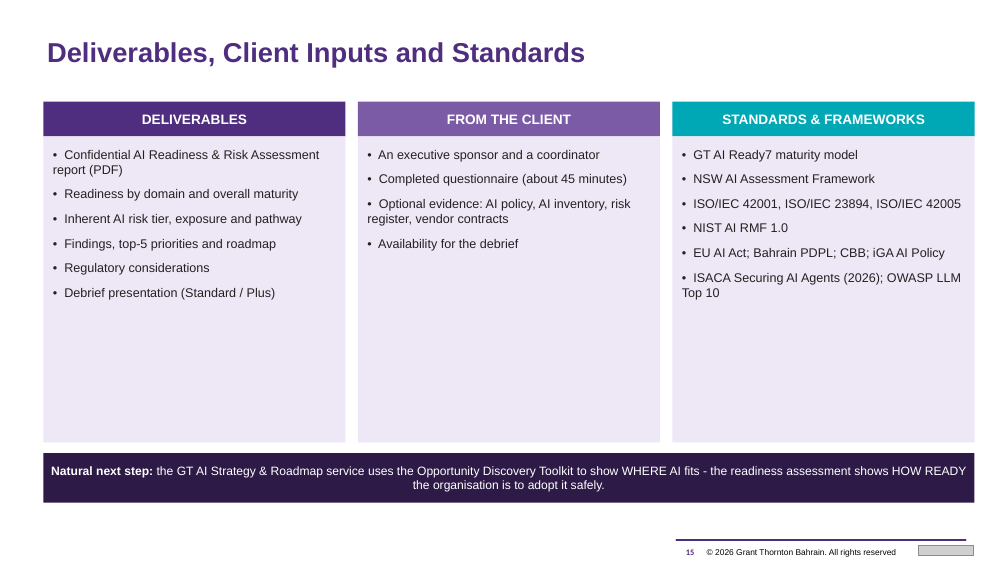
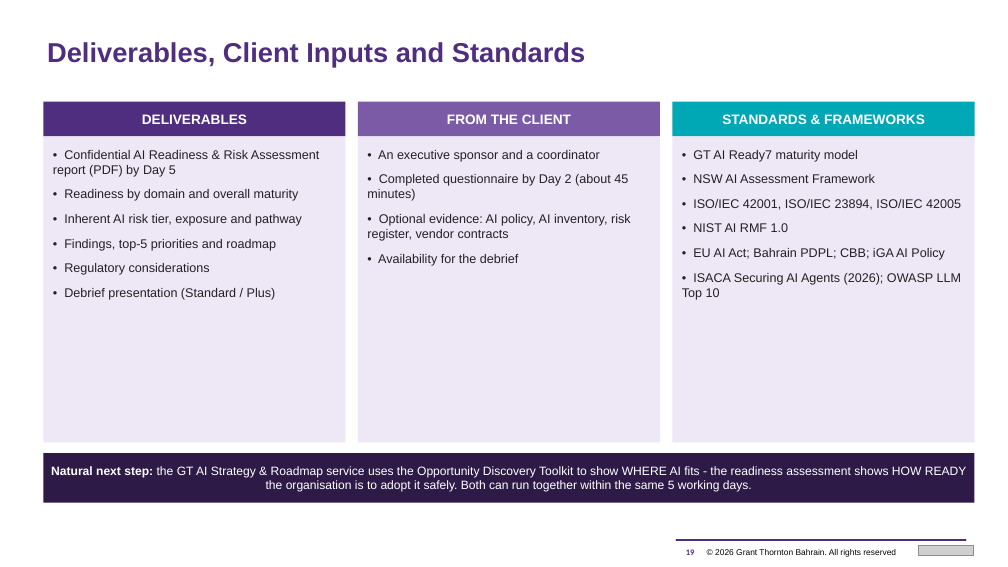
Before and after one commit to mahekdevangtrivedi-wq/GT-AI-Service-Line, a slide deck: slide 19 of 01_AI_Governance_Risk_Compliance/1.3_AI_Readiness_Assessment_Tool/GT_AI_Readiness_Assessment_Proposal.pptx (slide 15 before the commit). Drawn at 1008x567 pixels with LibreOffice and Linux fonts; fonts in the diff are those of the drawing; grey boxes stand for pictures. Boxes give left, top, right and bottom in pixels: in the first picture for what was removed or moved away, otherwise in the second. Text is boxed around its words. In the diff, an @@ line names an element or a change of style, - is before the commit and + after.

```diff
--- a/01_AI_Governance_Risk_Compliance/1.3_AI_Readiness_Assessment_Tool/GT_AI_Readiness_Assessment_Proposal.pptx
+++ b/01_AI_Governance_Risk_Compliance/1.3_AI_Readiness_Assessment_Tool/GT_AI_Readiness_Assessment_Proposal.pptx
@@ text at bbox=[53, 150, 319, 177]: text changed @@
-• Confidential AI Readiness & Risk Assessment report (PDF)
+• Confidential AI Readiness & Risk Assessment report (PDF) by Day 5
@@ text at bbox=[367, 174, 628, 201]: text changed @@
-• Completed questionnaire (about 45 minutes)
+• Completed questionnaire by Day 2 (about 45 minutes)
@@ text in rectangle at bbox=[51, 466, 967, 492]: text changed @@
-Natural next step: the GT AI Strategy & Roadmap service uses the Opportunity Discovery Toolkit to show WHERE AI fits - the readiness assessment shows HOW READY the organisation is to adopt it safely.
+Natural next step: the GT AI Strategy & Roadmap service uses the Opportunity Discovery Toolkit to show WHERE AI fits - the readiness assessment shows HOW READY the organisation is to adopt it safely. Both can run together within the same 5 working days.
```
Also in this commit, not shown: 8 other slides changed, 5 slides added, 1 slide removed, 7 other files.
